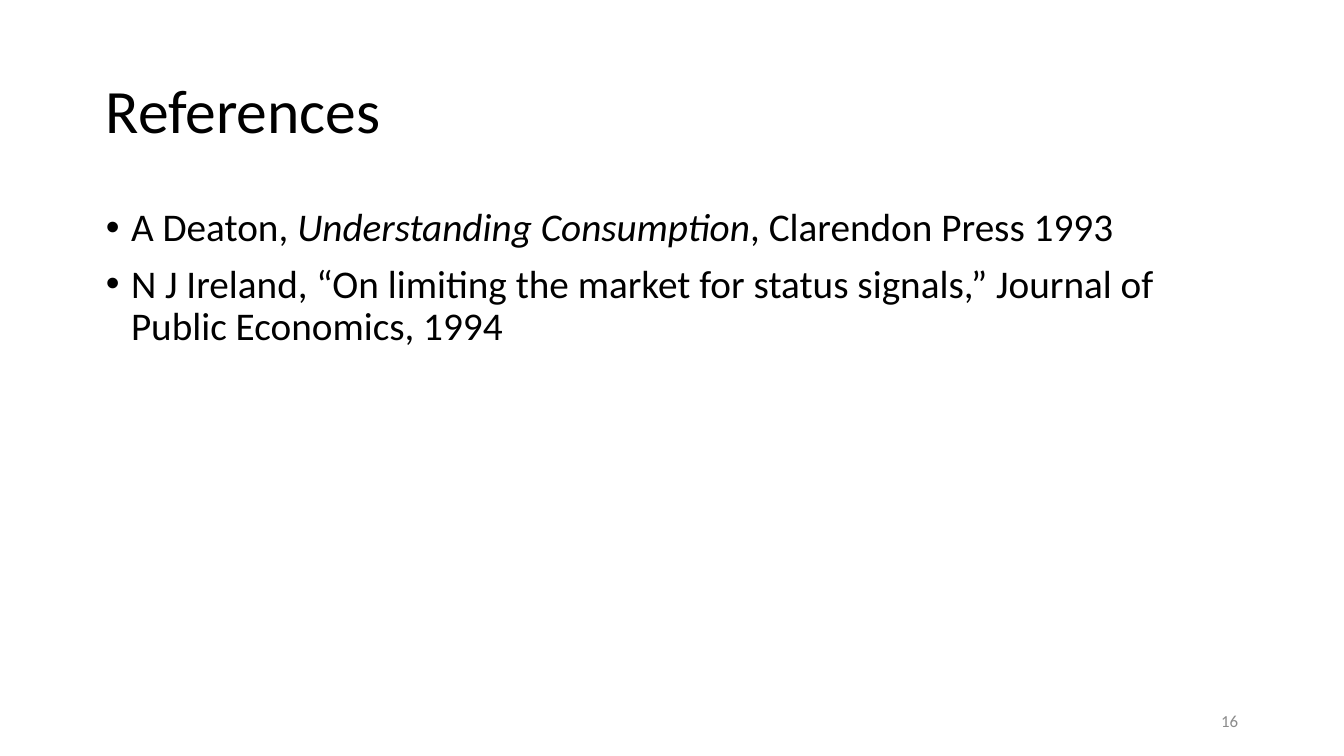
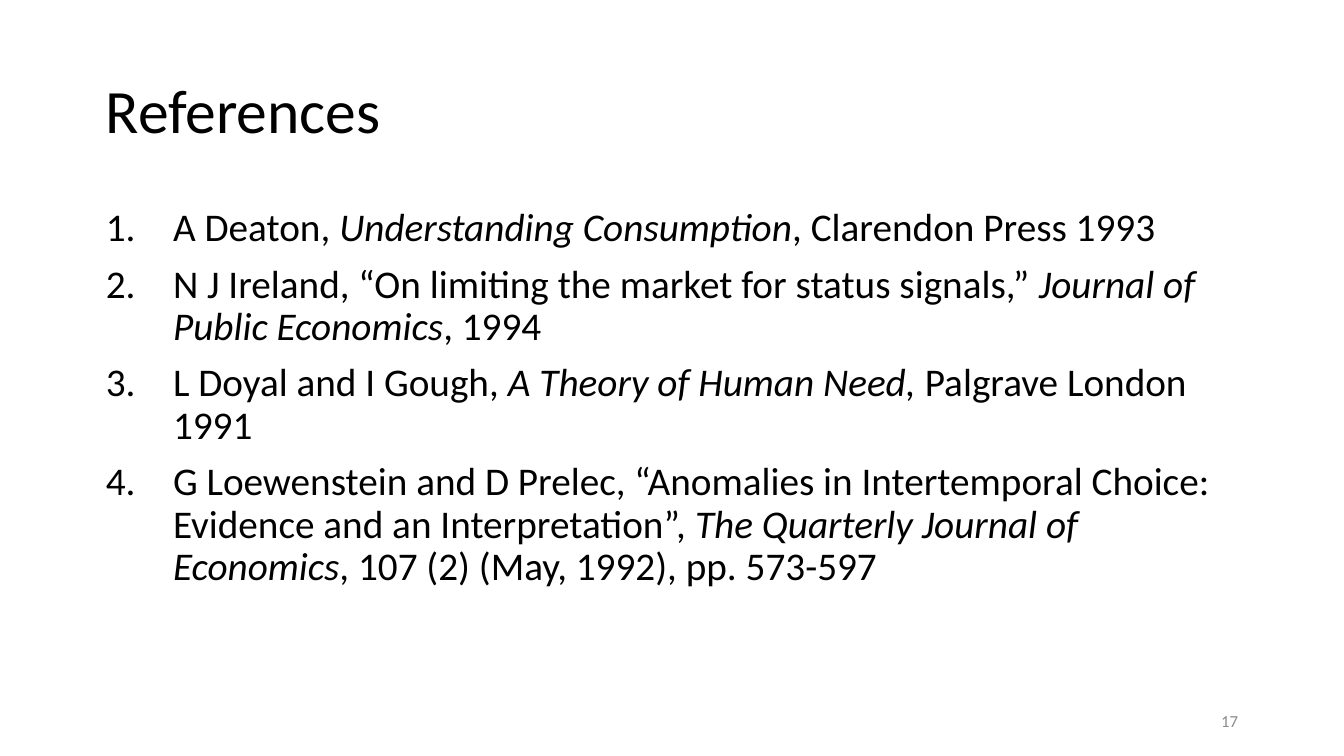
Before and after one commit to anuragr81/research, a slide deck: slide 17 of consumption/presentationFeb2020.pptx (slide 16 before the commit). Drawn at 1344x756 pixels with LibreOffice and Linux fonts; fonts in the diff are those of the drawing; background and template pictures are left out. Boxes give left, top, right and bottom in pixels: in the first picture for what was removed or moved away, otherwise in the second. Text is boxed around its words. In the diff, an @@ line names an element or a change of style, - is before the commit and + after.

```diff
--- a/consumption/presentationFeb2020.pptx
+++ b/consumption/presentationFeb2020.pptx
@@ text at [173,213,1195,345]: italic on in "Journal of Public Economics,"; bullet • to 1. @@
@@ text at [173,368,1210,587]: paragraphs added @@
+3. L Doyal and I Gough, A Theory of Human Need, Palgrave London 1991
+4. G Loewenstein and D Prelec, “Anomalies in Intertemporal Choice: Evidence and an Interpretation”, The Quarterly Journal of Economics, 107 (2) (May, 1992), pp. 573-597
@@ page number at [1221,716,1238,727]: text changed @@
-16
+17
```
Also in this commit, not shown: 7 other slides changed, 4 slides added, 3 slides removed, 1 other file.
